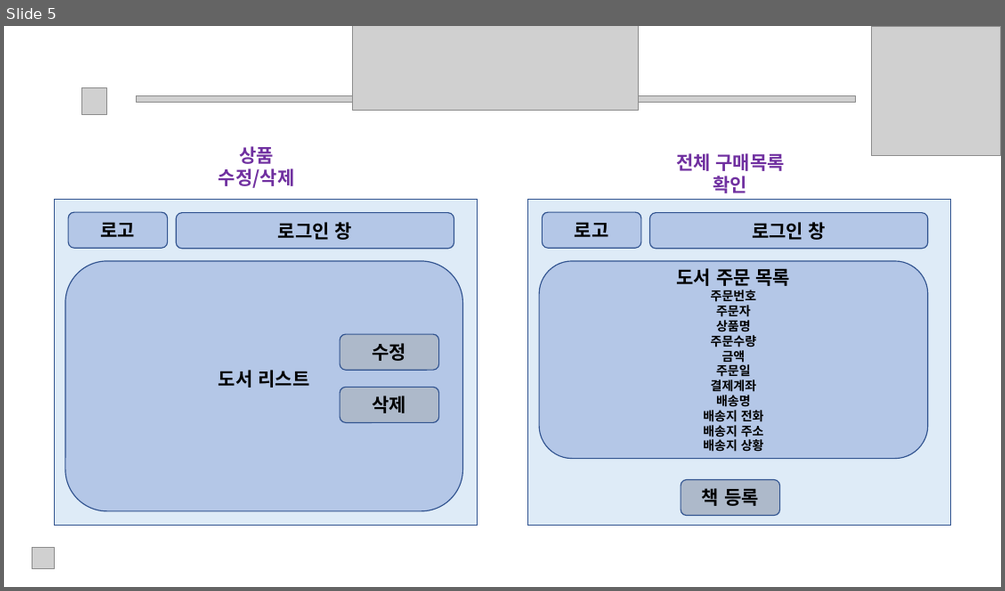
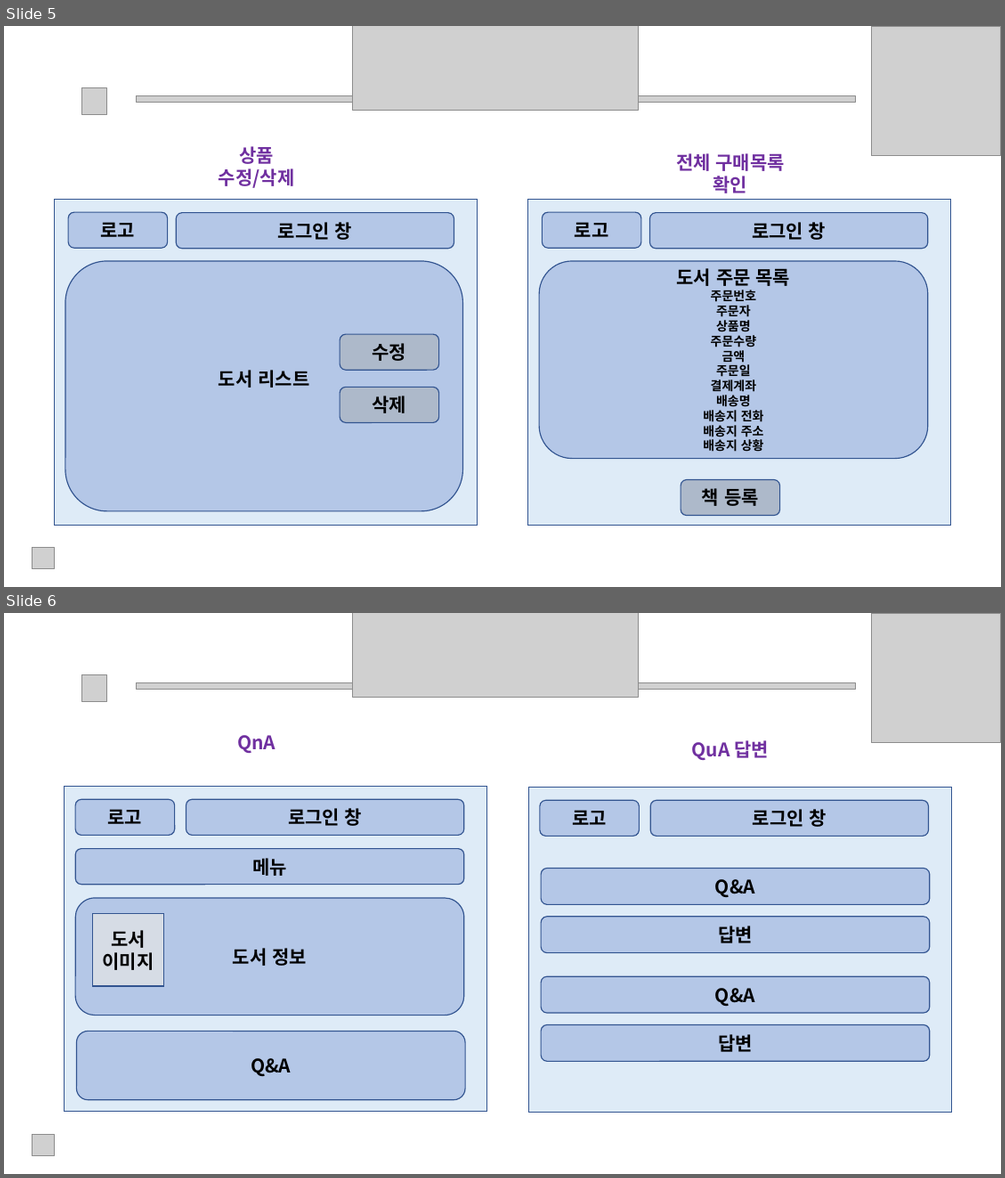
Before and after one commit to pathosgreen/Project07_1, a slide deck: 스토리보드(최초작업).pptx. Shown one above the other, each under a label of ours: slide 5 before the commit, slides 5 and 6 after it. The pictures are 1005x591 and 1005x1178 pixels, drawn with LibreOffice and Linux fonts; fonts in the diff are those of the drawing; grey boxes stand for pictures. Boxes give left, top, right and bottom in pixels: in the first picture for what was removed or moved away, otherwise in the second. Text is boxed around its words. In the diff, an @@ line names an element or a change of style, - is before the commit and + after.

Commit message:
스토리보드 수정(qna추가)

```diff
--- a/스토리보드(최초작업).pptx
+++ b/스토리보드(최초작업).pptx
@@ slide 6 added at bbox=[4, 613, 1001, 1174], background #FFFFFF @@
@@ picture added at bbox=[353, 613, 638, 697] @@
@@ picture added at bbox=[872, 613, 1001, 742] @@
@@ picture added at bbox=[81, 675, 107, 701] @@
@@ picture added at bbox=[136, 683, 856, 690] @@
@@ text added at bbox=[237, 735, 275, 753], 18 pt, text #7030A0, bold @@
+QnA
@@ text added at bbox=[692, 740, 769, 760], 18 pt, text #7030A0, bold @@
+QuA 답변
@@ rectangle added at bbox=[65, 786, 487, 1111], fill #DEEBF7, outline #325491 1 pt @@
@@ rounded rectangle added at bbox=[75, 799, 175, 835], fill #B4C7E7, outline #325491 1 pt, 18 pt, text #000000, bold @@
+로고
@@ rounded rectangle added at bbox=[186, 799, 464, 835], fill #B4C7E7, outline #325491 1 pt, 18 pt, text #000000, bold @@
+로그인 창
@@ rectangle added at bbox=[529, 787, 952, 1111], fill #DEEBF7, outline #325491 1 pt @@
@@ rounded rectangle added at bbox=[540, 800, 639, 835], fill #B4C7E7, outline #325491 1 pt, 18 pt, text #000000, bold @@
+로고
@@ rounded rectangle added at bbox=[651, 800, 929, 835], fill #B4C7E7, outline #325491 1 pt, 18 pt, text #000000, bold @@
+로그인 창
@@ rounded rectangle added at bbox=[75, 849, 464, 884], fill #B4C7E7, outline #325491 1 pt, 18 pt, text #000000, bold @@
+메뉴
@@ rounded rectangle added at bbox=[541, 868, 930, 905], fill #B4C7E7, outline #325491 1 pt, 18 pt, text #000000, bold @@
+Q&A
@@ rounded rectangle added at bbox=[75, 898, 464, 1015], fill #B4C7E7, outline #325491 1 pt, 18 pt, text #000000, bold @@
+도서 정보
@@ rectangle added at bbox=[92, 914, 164, 986], fill #D6DCE5, outline #325491 1 pt, 18 pt, text #000000, bold @@
+도서
+이미지
@@ rounded rectangle added at bbox=[541, 916, 930, 953], fill #B4C7E7, outline #325491 1 pt, 18 pt, text #000000, bold @@
+답변
@@ rounded rectangle added at bbox=[541, 976, 930, 1013], fill #B4C7E7, outline #325491 1 pt, 18 pt, text #000000, bold @@
+Q&A
@@ rounded rectangle added at bbox=[77, 1031, 465, 1100], fill #B4C7E7, outline #325491 1 pt, 18 pt, text #000000, bold @@
+Q&A
@@ rounded rectangle added at bbox=[541, 1025, 930, 1062], fill #B4C7E7, outline #325491 1 pt, 18 pt, text #000000, bold @@
+답변
@@ picture added at bbox=[32, 1135, 55, 1156] @@
```
